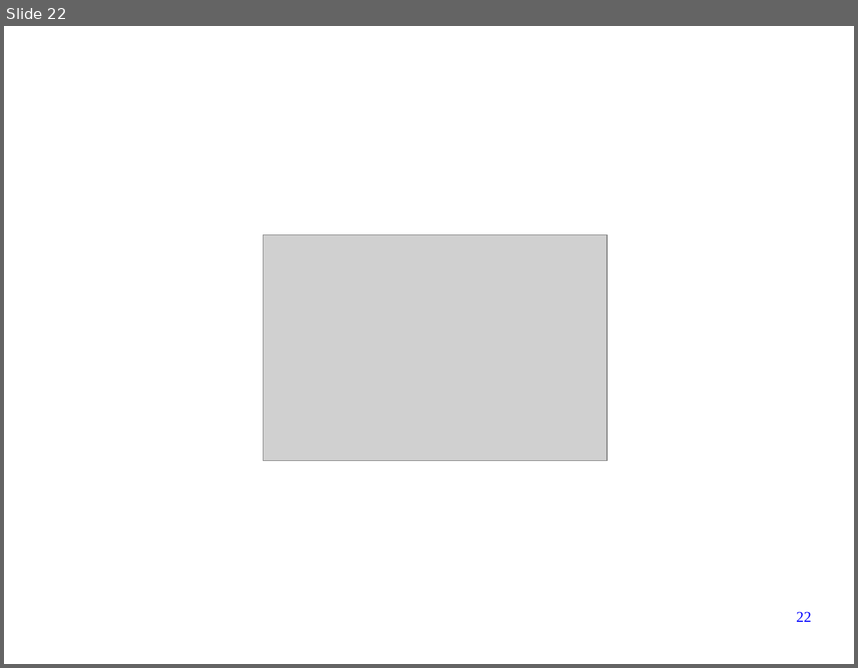
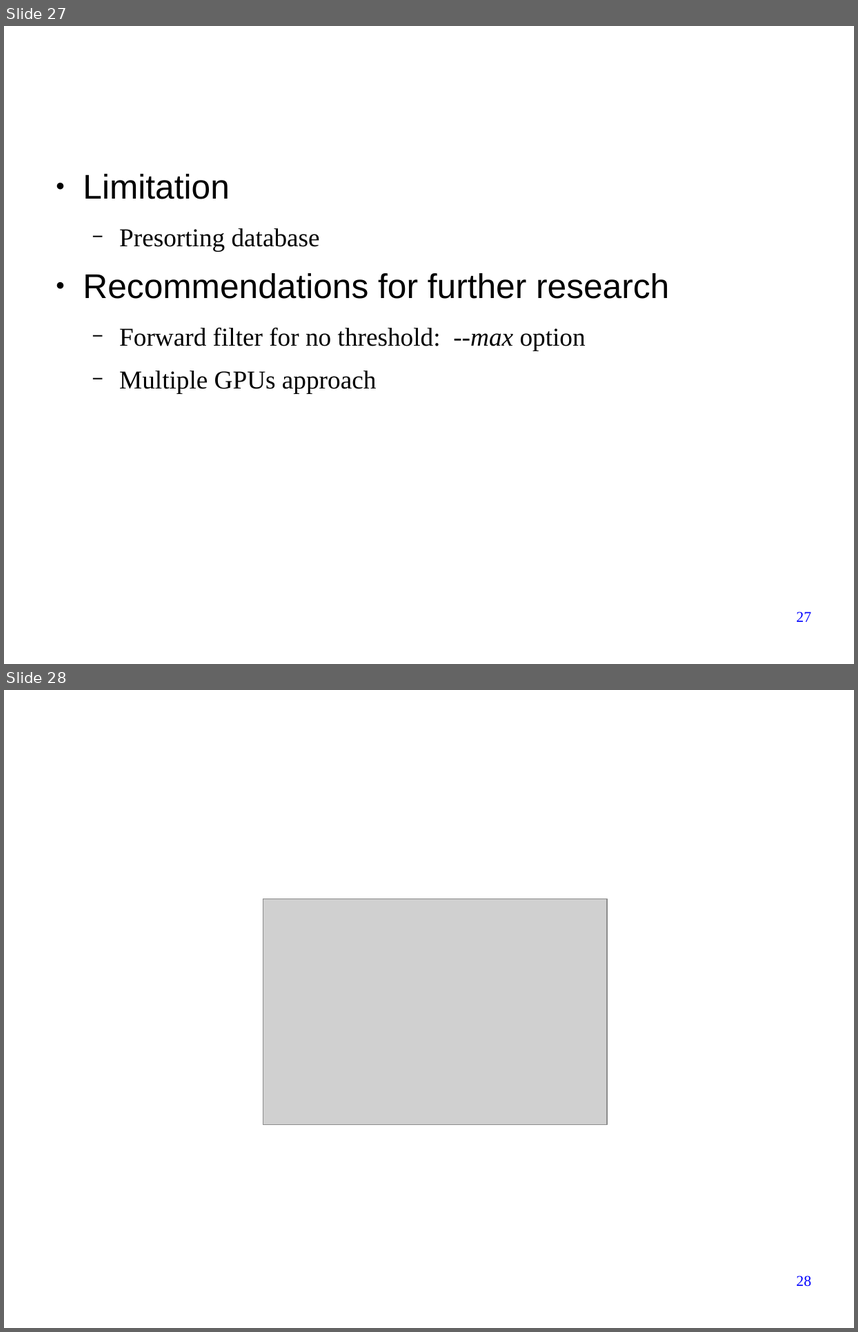
Before and after one commit to forestcheng/cudahmmsearch, a slide deck: thesis/thesisDefense.odp. Shown one above the other, each under a label of ours: slide 22 before the commit, slides 27 and 28 after it. The pictures are 858x668 and 858x1332 pixels, drawn with LibreOffice and Linux fonts; fonts in the diff are those of the drawing; grey boxes stand for pictures; background and template pictures are left out. Boxes give left, top, right and bottom in pixels: in the first picture for what was removed or moved away, otherwise in the second. Text is boxed around its words. In the diff, an @@ line names an element or a change of style, - is before the commit and + after.

```diff
--- a/thesis/thesisDefense.odp
+++ b/thesis/thesisDefense.odp
@@ slide 27 added at [4, 26, 854, 664], background #FFFFFF @@
@@ title added at [46, 39, 646, 134], 36 pt, text #FFFFFF @@
+Conclusions
@@ text added at [83, 174, 669, 394], 24 pt, text #000000 @@
+● Limitation
+  − Presorting database
+● Recommendations for further research
+  − Forward filter for no threshold: --max option
+  − Multiple GPUs approach
@@ page number added at [796, 611, 811, 621], 14 pt, text #0000FF @@
+27
@@ what was slide 22 is now slide 28 @@
@@ page number at [796, 1275, 811, 1286]: text changed @@
-22
+28
```
Also in this commit, not shown: 15 slides changed, 5 other slides added.
